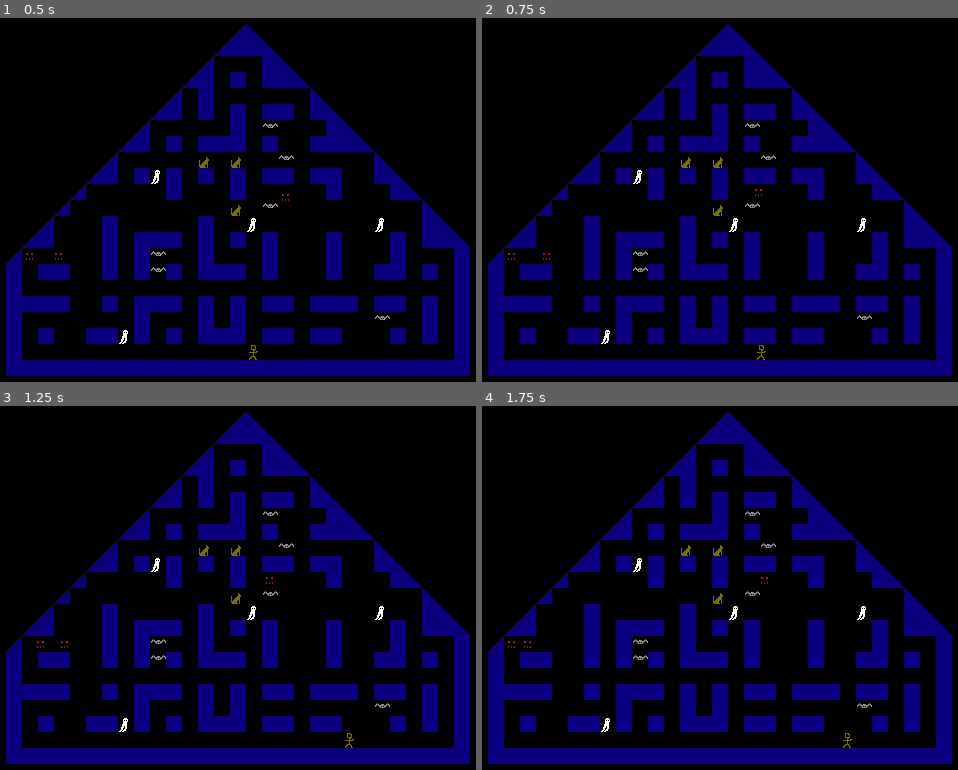
Above: before the commit, frames 1-4 (two rows, left to right).
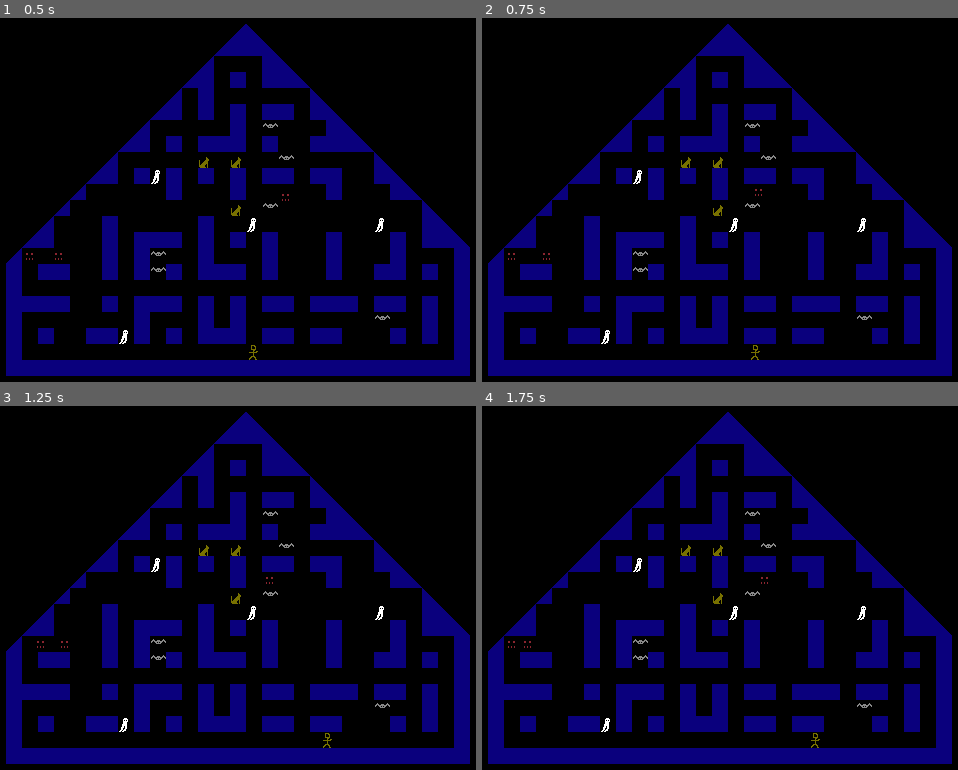
Above: after the commit, the same moments.

Repository: AkhRani/HauntedMansion
Game: Godot game, scene res://Mansion.tscn
The game is run twice, just before and just after one commit, with the same random seed, the same clock (stepped at 60 frames per second) and the same inputs.
Inputs:
- Up to frame 1 (0.5 s): no input
- Up to frame 2 (0.75 s): tap Enter at 0.5 s; hold Right (ui_right) from 0.53 s (still down)
- Up to frame 3 (1.25 s): keep holding Right (ui_right)
- Up to frame 4 (1.75 s): tap Space at 1.25 s; release Right (ui_right) at 1.28 s; hold Down (ui_down) from 1.28 s (still down)

Frame 1 is identical in both runs. In frame 2, less than 0.1% of the frame differs, in the area x 56-60%, y 89-94%; in frame 3, less than 0.1%, in the area x 67-75%, y 89-94%; in frame 4, less than 0.1%.

Commit message:
Remove trailing whitespace, move collision detection to map

Diff:
--- a/MansionMap.gd
+++ b/MansionMap.gd
@@ -7,6 +7,11 @@
 
 var demonScene = preload("res://Demon.tscn")
 var demons = []
+
+const TERRAIN_TILE=0
+const CAT_TILE=1
+const GHOST_TILE=2
+const BAT_TILE=3
 
 func getEmptyCell():
     while true:
@@ -38,8 +43,11 @@
 func _ready():
     player = playerScene.instance()
     player.position = cellToSprite(Vector2(21, 21))
-    player.speed = 10
+    player.target = player.position
+    player.try_target = player.position
+    player.speed = 8
     add_child(player)
+
     placeItems(1, 3)
     placeItems(2, 4)
     placeItems(3, 6)
@@ -48,4 +56,26 @@
 
 # Called every frame. 'delta' is the elapsed time since the previous frame.
 func _process(delta):
-    pass
+    # Check for collisions (most of the game logic is here)
+    for d in demons:
+        if d.target == player.target:
+            print("Ouch")
+
+    if player.try_target == player.target:
+        # No movement to try
+        return
+
+    var target_cell = world_to_map(player.try_target)
+    match get_cellv(target_cell):
+        -1:
+            print("Empty")
+        TERRAIN_TILE:
+            print("Wall")
+            player.try_target = player.target
+        CAT_TILE:
+            print("Cat!")
+        GHOST_TILE:
+            print("Ghost")
+        BAT_TILE:
+            print("Bat!")
+    player.target = player.try_target
--- a/Player.gd
+++ b/Player.gd
@@ -3,9 +3,11 @@
 # Declare member variables here. Examples:
 # var a = 2
 var target : Vector2
+var try_target : Vector2
 var start : Vector2
 var dt : float
 export var speed = 4
+const GRID_SIZE = 16
 
 # Called when the node enters the scene tree for the first time.
 func _ready():
@@ -26,14 +28,15 @@
 
     if position == target and dir != Vector2():
         start = position
-        var check_target = position + dir * 16
-        # There may be a better way to do this
-        var map = get_node("/root/Mansion/MansionMap")
-        print(map)
-        var cellv = map.world_to_map(check_target)
-        print(cellv)
-        if map.get_cellv(cellv) == -1:
-            target = check_target
+#        var check_target = position + dir * 16
+#        # There may be a better way to do this
+#        var map = get_node("/root/Mansion/MansionMap")
+#        var cellv = map.world_to_map(check_target)
+#        print(cellv)
+#        if map.get_cellv(cellv) == -1:
+#            target = check_target
+        try_target = position + dir * GRID_SIZE
+        print(try_target)
         dt = 0
     elif position != target:
         dt += delta * speed
